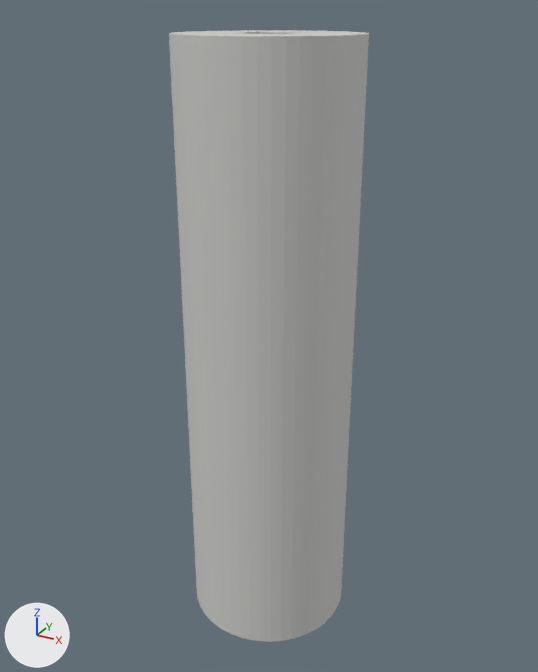
What one commit did to the glTF model lot10/details/e9e7b969efd89e555145eecf850186c4026112decd411259cd9a309b9965aa67.glb.
The view is the same before and after, from a 50 mm lens placed at (13.684, -8.953, 0.051), pointed at (12.796, -7.338, -0.757). Arrows for +X, +Y and +Z are at lower left; the lights stay in place. The older version comes first. Vertices at exactly the same position are counted once.

In view in the first picture: 'FD-L10-FTG-B4-11'.
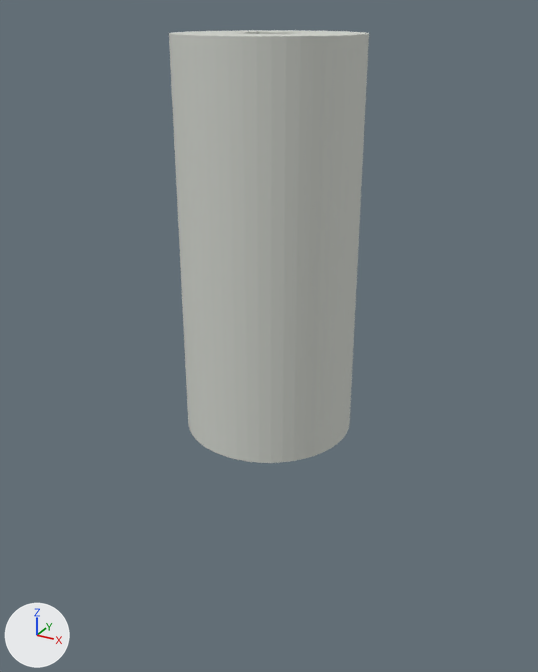
Where the change shows, as pixel boxes [x1, y1, x2, y2] in the pictures (538 x 672 px; the box of a moved part takes in the faces that stretch with it):
```json
{"object": "FD-L10-FTG-B4-11", "change": "reshaped", "before": [169, 30, 369, 642], "after": [169, 30, 369, 463], "on screen": "29% shorter"}
{"part": 1, "of": "me_fd_l10_ftg_b4_11", "change": "moved or reshaped", "before": [188, 424, 349, 642], "after": [188, 424, 349, 463]}
```

Edits to the scene script, one JSON object a line:
```json
{"block": "me_fd_l10_ftg_b4_11", "where": "# used by ob_fd_l10_ftg_b4_11; location = (0.0, 0.0, 0.0)"}
{"op": "remove", "block": "me_fd_l10_ftg_b4_11", "code": "me_fd_l10_ftg_b4_11.from_pydata(...)  # 194 vertices, 384 faces; spans x 12.58..13.03, y -7.58..-7.13, z -1.6..0.0"}
{"op": "add", "block": "me_fd_l10_ftg_b4_11", "code": "me_fd_l10_ftg_b4_11.from_pydata(...)  # 194 vertices, 384 faces; spans x 12.58..13.03, y -7.58..-7.13, z -1.0..0.0"}
{"block": "me_fd_l10_ftg_b4_11", "change": "me_fd_l10_ftg_b4_11 part 1: all 98 vertices in x 12.58..13.03, y -7.58..-7.13, z -1.6..-1.5 are moved by (0.0, 0.0, 0.6)"}
```
